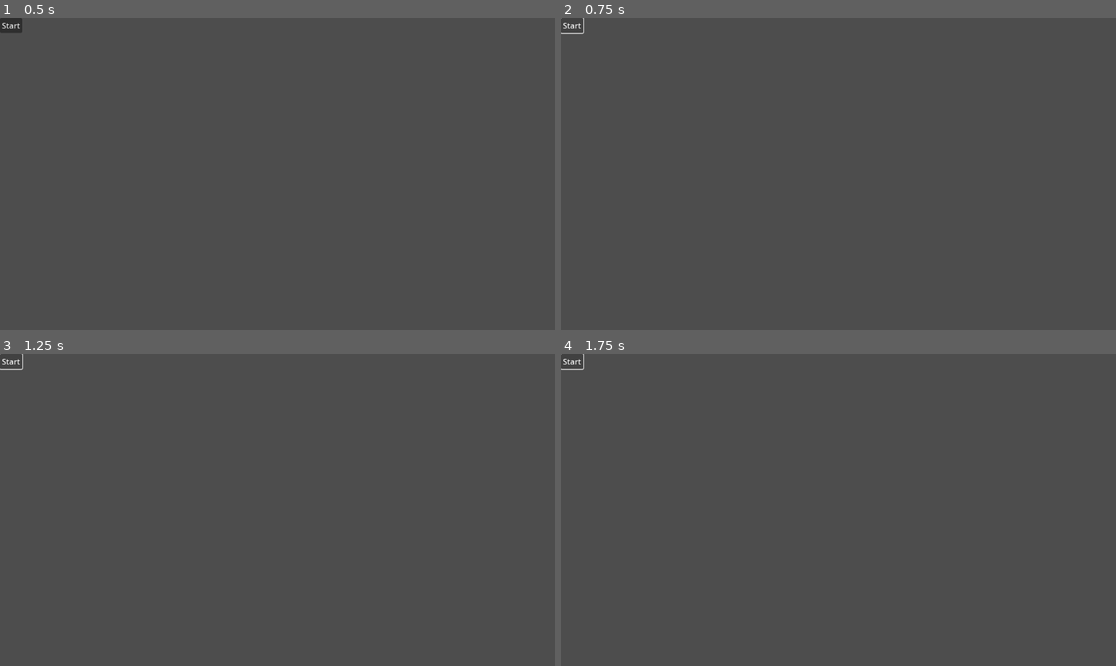
Above: before the commit, frames 1-4 (two rows, left to right).
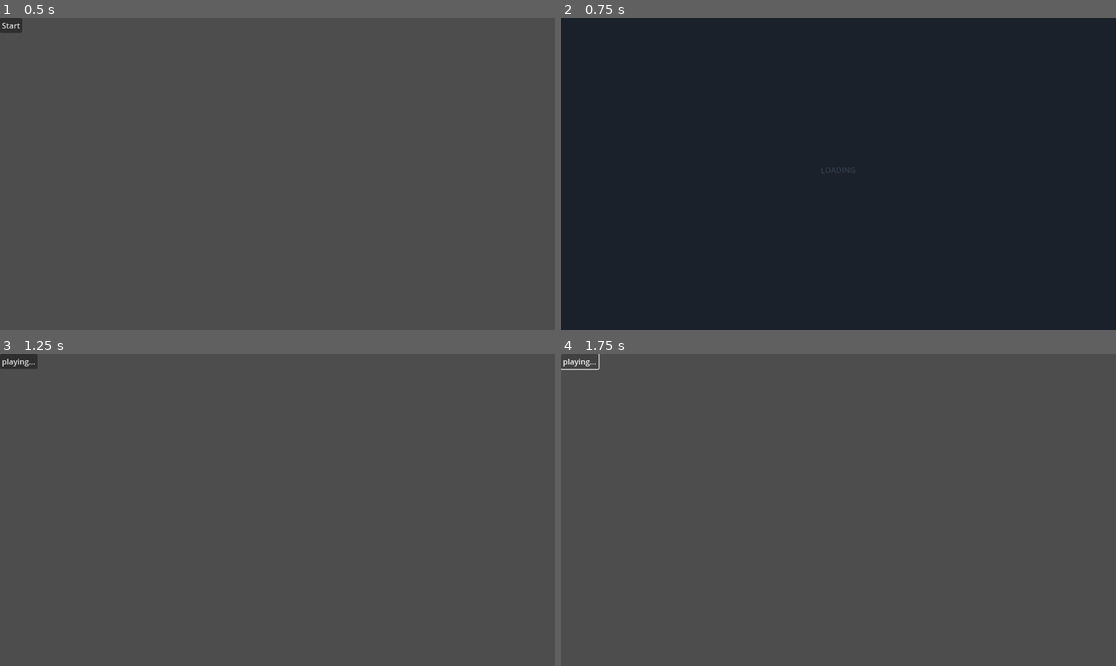
Above: after the commit, the same moments.

Repository: Nokorpo/el-accidente
Game: Godot game, scene res://scenes/core/scene_manager/scene_manager.tscn
Same seed, same stepped clock (60 frames per second), same inputs: the game is played once before the commit and once after it. Before the commit the project has no main scene; this scene is started directly in both runs.
Inputs:
- Up to frame 1 (0.5 s): no input
- Up to frame 2 (0.75 s): click "Start" at 0.5 s
- Up to frame 3 (1.25 s): no input
- Up to frame 4 (1.75 s): click "Start" (after the commit: "playing...") at 1.25 s

Frame 1 is identical in both runs. In frame 2, 100% of the frame differs, in the area x 0-100%, y 0-100%; in frame 3, 0.2%; in frame 4, less than 0.1%.

Commit message:
Fix broken dependencies

Diff:
--- a/project.godot
+++ b/project.godot
@@ -11,13 +11,13 @@
 [application]
 
 config/name="El Accidente"
-run/main_scene="res://src/core/scene_manager/scene_manager.tscn"
+run/main_scene="res://scenes/core/scene_manager/scene_manager.tscn"
 config/features=PackedStringArray("4.3", "GL Compatibility")
 config/icon="res://icon.svg"
 
 [autoload]
 
-EventBus="*res://src/core/events/event_bus.gd"
+EventBus="*res://scenes/core/events/event_bus.gd"
 
 [rendering]
 
--- a/scenes/core/scene_manager/curtain.tscn
+++ b/scenes/core/scene_manager/curtain.tscn
@@ -1,6 +1,6 @@
 [gd_scene load_steps=6 format=3 uid="uid://dv3kfiw88cwed"]
 
-[ext_resource type="Script" path="res://src/core/scene_manager/curtain.gd" id="1_ff3co"]
+[ext_resource type="Script" path="res://scenes/core/scene_manager/curtain.gd" id="1_ff3co"]
 
 [sub_resource type="StyleBoxFlat" id="StyleBoxFlat_gnh3s"]
 bg_color = Color(0.10109, 0.128361, 0.164331, 1)
--- a/scenes/core/scene_manager/scene_manager.tscn
+++ b/scenes/core/scene_manager/scene_manager.tscn
@@ -1,8 +1,8 @@
 [gd_scene load_steps=4 format=3 uid="uid://0dpfsg40n6xg"]
 
-[ext_resource type="Script" path="res://src/core/scene_manager/scene_manager.gd" id="1_e6e1x"]
-[ext_resource type="PackedScene" uid="uid://dv3kfiw88cwed" path="res://src/core/scene_manager/curtain.tscn" id="1_m567w"]
-[ext_resource type="PackedScene" uid="uid://dvc5023xednjw" path="res://src/menu/main_menu.tscn" id="3_3ukk4"]
+[ext_resource type="Script" path="res://scenes/core/scene_manager/scene_manager.gd" id="1_e6e1x"]
+[ext_resource type="PackedScene" uid="uid://dv3kfiw88cwed" path="res://scenes/core/scene_manager/curtain.tscn" id="1_m567w"]
+[ext_resource type="PackedScene" uid="uid://dvc5023xednjw" path="res://scenes/menu/main_menu.tscn" id="3_3ukk4"]
 
 [node name="SceneManager" type="Node"]
 script = ExtResource("1_e6e1x")
--- a/scenes/menu/main_menu.tscn
+++ b/scenes/menu/main_menu.tscn
@@ -1,7 +1,7 @@
 [gd_scene load_steps=3 format=3 uid="uid://dvc5023xednjw"]
 
-[ext_resource type="Script" path="res://src/menu/start_button.gd" id="1_3roje"]
-[ext_resource type="PackedScene" uid="uid://jf5thsgby0og" path="res://src/menu/game.tscn" id="2_deqdo"]
+[ext_resource type="Script" path="res://scenes/menu/start_button.gd" id="1_3roje"]
+[ext_resource type="PackedScene" uid="uid://jf5thsgby0og" path="res://scenes/menu/game.tscn" id="2_deqdo"]
 
 [node name="MainMenu" type="Control"]
 layout_mode = 3
